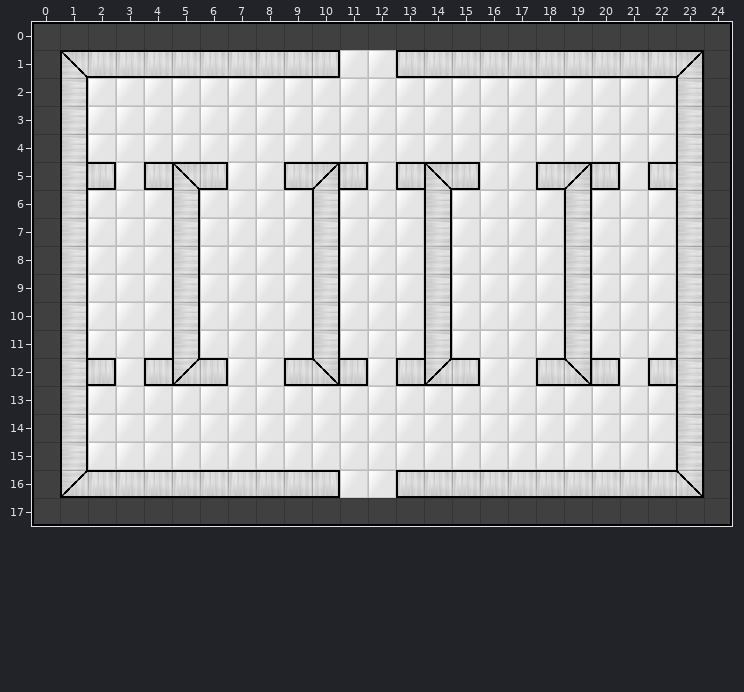
A Tiled map gets an edit: src/level/max_level12.tmx. The first picture shows the starting point.
Cells are 32x32 px. Shown: x 0..24, y 0..17.
The same view after the edit:
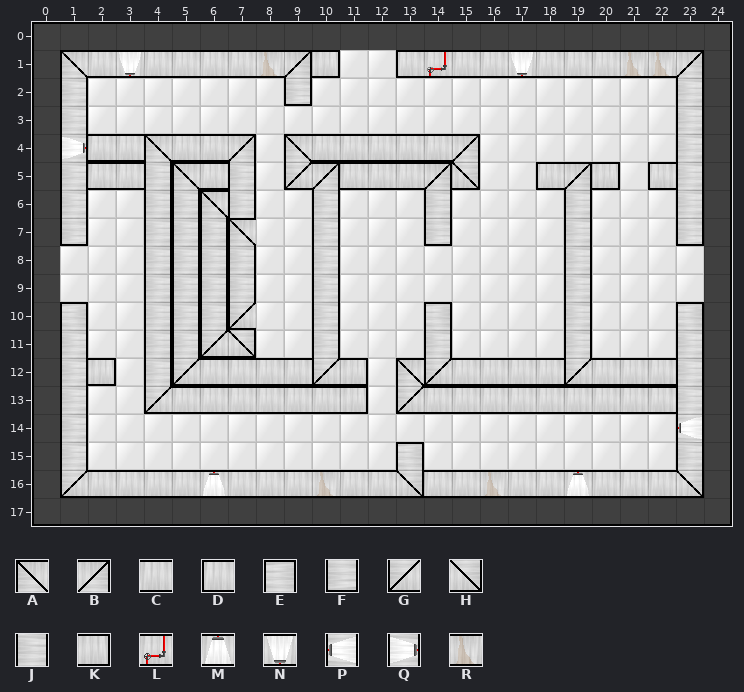
Key: from "tile": A 0, B 1, C 2, D 3, E 4, F 5, G 6, H 7, J 8, K 9, L 21, M 25, N 26, P 27, Q 28, R 34.
_ is an empty cell, . an unchanged one.
Changes in this commit:
--- layer "Tile Layer 1"
@@ x 3..22 @@
- 1 C....CC....C..C...CC
- 2 ......_.............
+ 1 N....RB....L..N...RR
+ 2 ......F.............
@@ x 1..23 @@
- 4 J______._______........
- 5 .K_D.K_.D.K_DAK........
- 6 ..._.__................
- 7 J.._.__......J........J
- 8 J.._.__......J........J
- 9 J.._.__......J........J
-10 J.._.__......J........J
-11 ..._.__................
-12 ...D.K__DH..D.K__DHK_D.
-13 ...________.__________.
-14 ......................J
-15 ............_..........
-16 .....C...K__D..C..C....
+ 4 QCCACCB.ACCCCCB........
+ 5 .CCJ.CJ.G.CCCBH........
+ 6 ...J.AJ................
+ 7 F..J.JA......F........F
+ 8 _..J.JJ......_........_
+ 9 _..J.JJ......_........_
+10 E..J.JG......E........E
+11 ...J.GH................
+12 ...J.CCCCG..A.CCCCGCCC.
+13 ...GCCCCCCK.GCCCCCCCCC.
+14 ......................P
+15 ............E..........
+16 .....M...RCCH..R..M....
